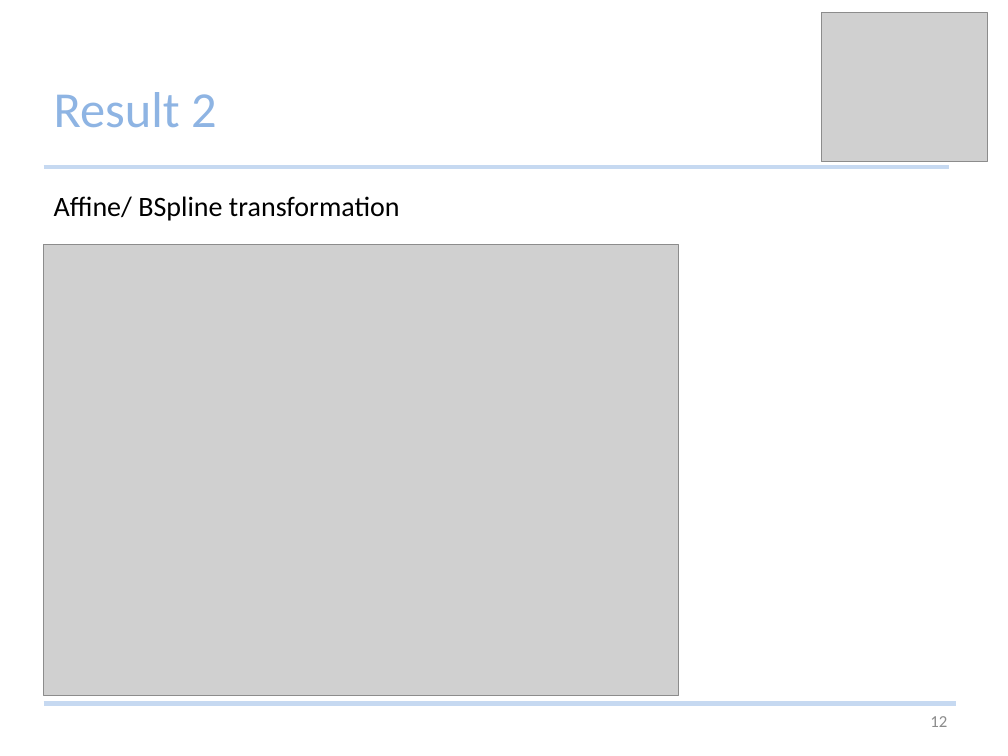
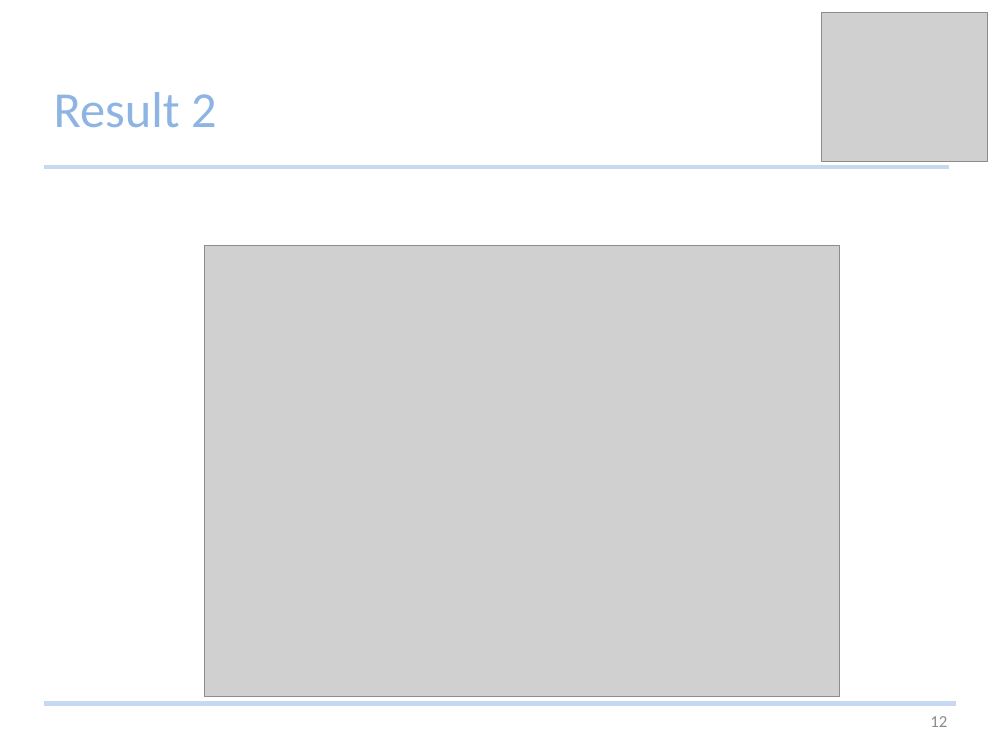
Before and after one commit to Studijacob/MIALab, a slide deck: slide 12 of wd/Documentation/MIALab presentation.pptx. Drawn at 1008x756 pixels with LibreOffice and Linux fonts; fonts in the diff are those of the drawing; grey boxes stand for pictures. Boxes give left, top, right and bottom in pixels: in the first picture for what was removed or moved away, otherwise in the second. Text is boxed around its words. In the diff, an @@ line names an element or a change of style, - is before the commit and + after.

```diff
--- a/wd/Documentation/MIALab presentation.pptx
+++ b/wd/Documentation/MIALab presentation.pptx
@@ text in rectangle at [54,196,400,221]: text removed @@
-Affine/ BSpline transformation
@@ picture: place and size @@
-picture at [43,245,678,696]
+picture at [205,246,840,697]
```
Also in this commit, not shown: 11 other slides changed, 6 slides added, 1 slide removed.
